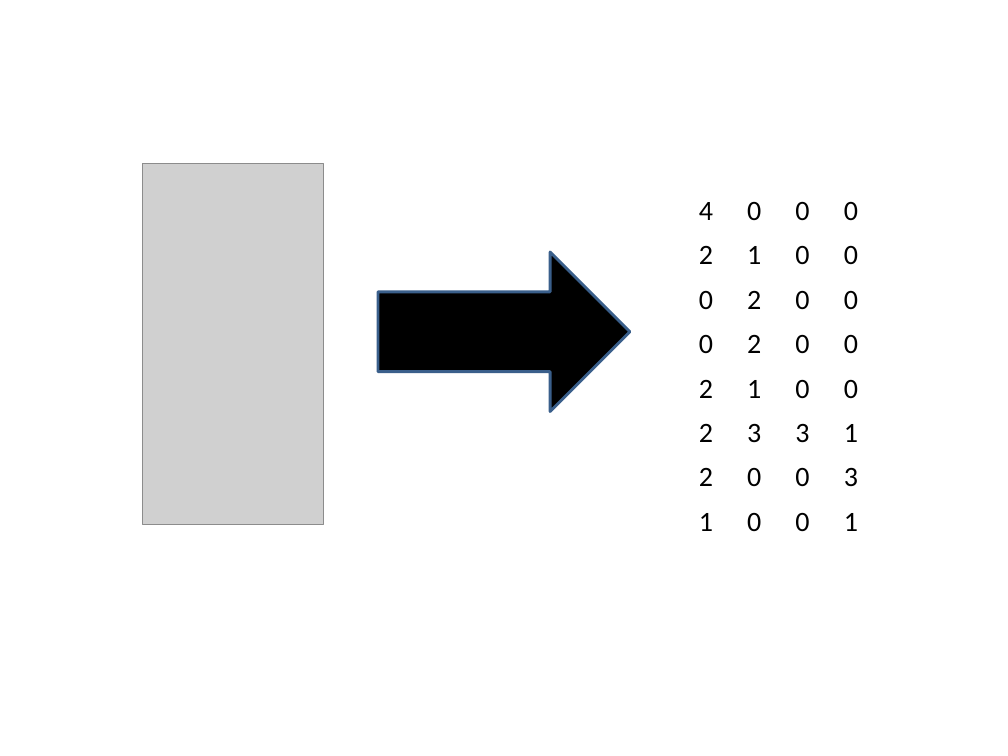
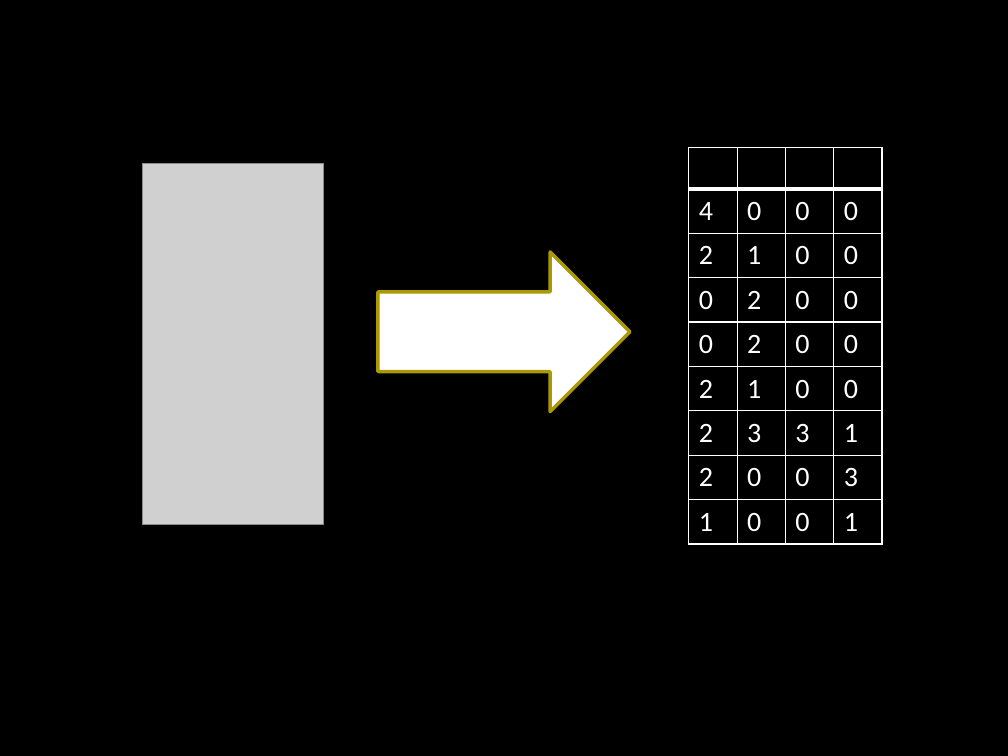
Before and after one commit to katzdave/Handwriting-Recognition, a slide deck: slide 3 of nlppres.pptx. Drawn at 1008x756 pixels with LibreOffice and Linux fonts; fonts in the diff are those of the drawing; grey boxes stand for pictures; background and template pictures are left out. Boxes give left, top, right and bottom in pixels: in the first picture for what was removed or moved away, otherwise in the second. Text is boxed around its words. In the diff, an @@ line names an element or a change of style, - is before the commit and + after.

```diff
--- a/nlppres.pptx
+++ b/nlppres.pptx
@@ background #FFFFFF to picture (left out) @@
@@ table at box(688, 148, 882, 538) @@
@@ text colour #000000 to #FFFFFF @@
@@ right arrow at box(378, 252, 630, 411): fill #000000 to #FFFFFF; outline #3A5F8C 2 pt to #AB9A06 2.5 pt @@
```
Also in this commit, not shown: 16 other slides changed, 1 slide added, 3 other files.
